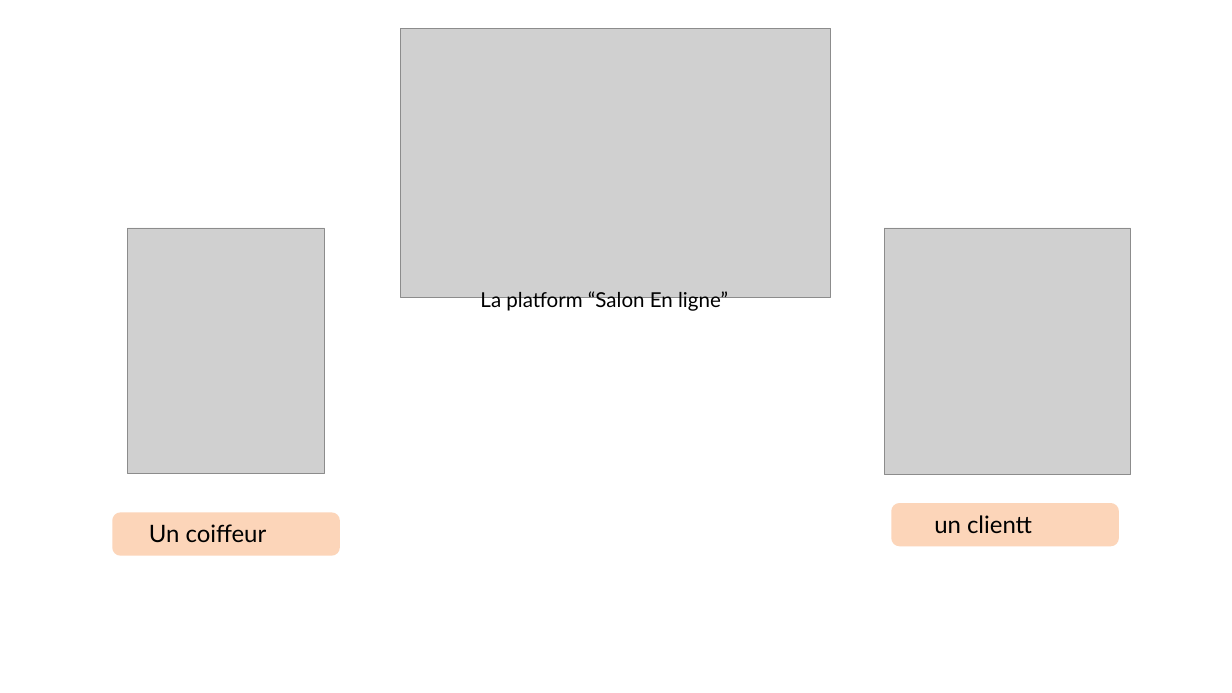
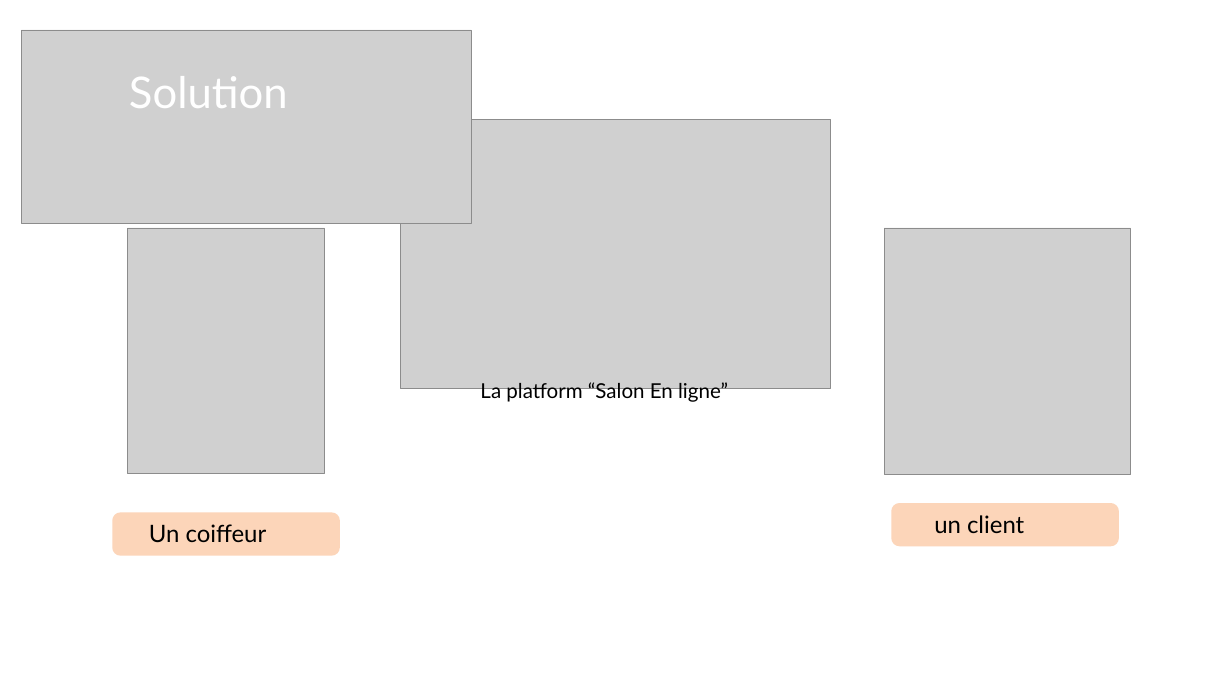
Before and after one commit to omarKazoum/projet-fil-rouge, a slide deck: slide 4 of conception/Présentation .pptx (slide 3 before the commit). Drawn at 1232x693 pixels with LibreOffice and Linux fonts; fonts in the diff are those of the drawing; grey boxes stand for pictures. Boxes give left, top, right and bottom in pixels: in the first picture for what was removed or moved away, otherwise in the second. Text is boxed around its words. In the diff, an @@ line names an element or a change of style, - is before the commit and + after.

Commit message:
now client and admin parts are fully functional

```diff
--- a/conception/Présentation .pptx
+++ b/conception/Présentation .pptx
@@ picture added at <box>22,30,471,223</box> @@
@@ text added at <box>129,76,288,108</box>, 51 pt, text #FFFFFF @@
+Solution
@@ picture: place and size @@
-picture at <box>400,28,830,298</box>
+picture at <box>400,120,830,389</box>
@@ text "La platform “Salon En ligne”": place and size @@
-text "La platform “Salon En ligne”" at <box>480,291,728,312</box>
+text "La platform “Salon En ligne”" at <box>480,382,728,403</box>
@@ text at <box>934,515,1024,533</box>: text changed @@
-un clientt
+un client
```
Also in this commit, not shown: 1 other slide changed, 1 slide added, 24 other files.
